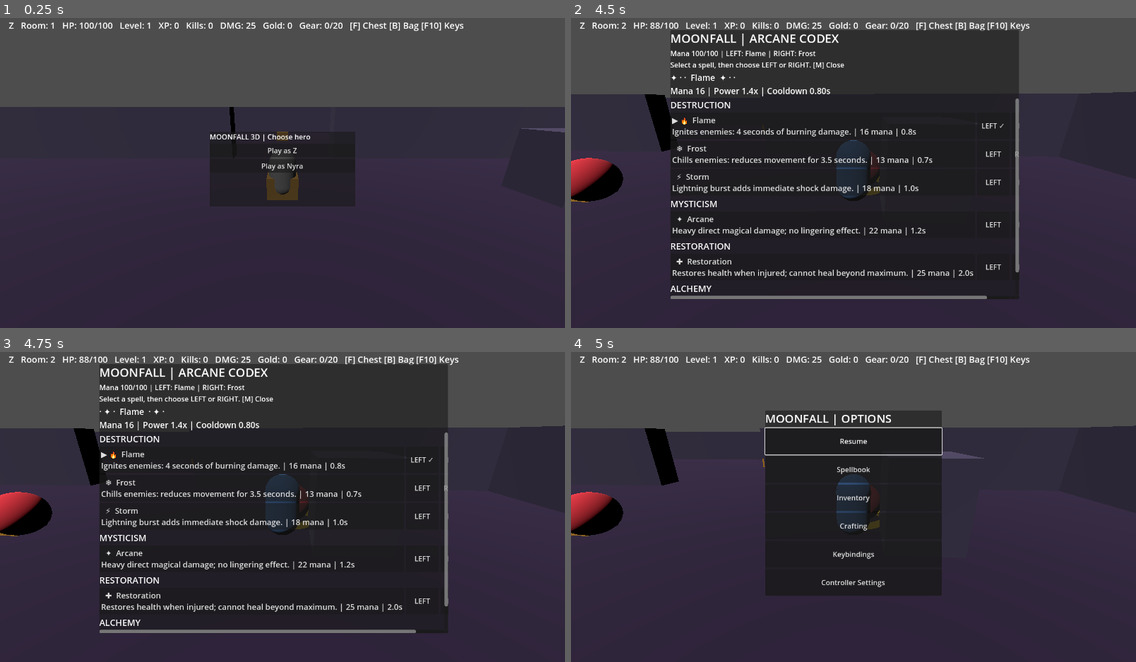
Above: before the commit, frames 1-4 (two rows, left to right).
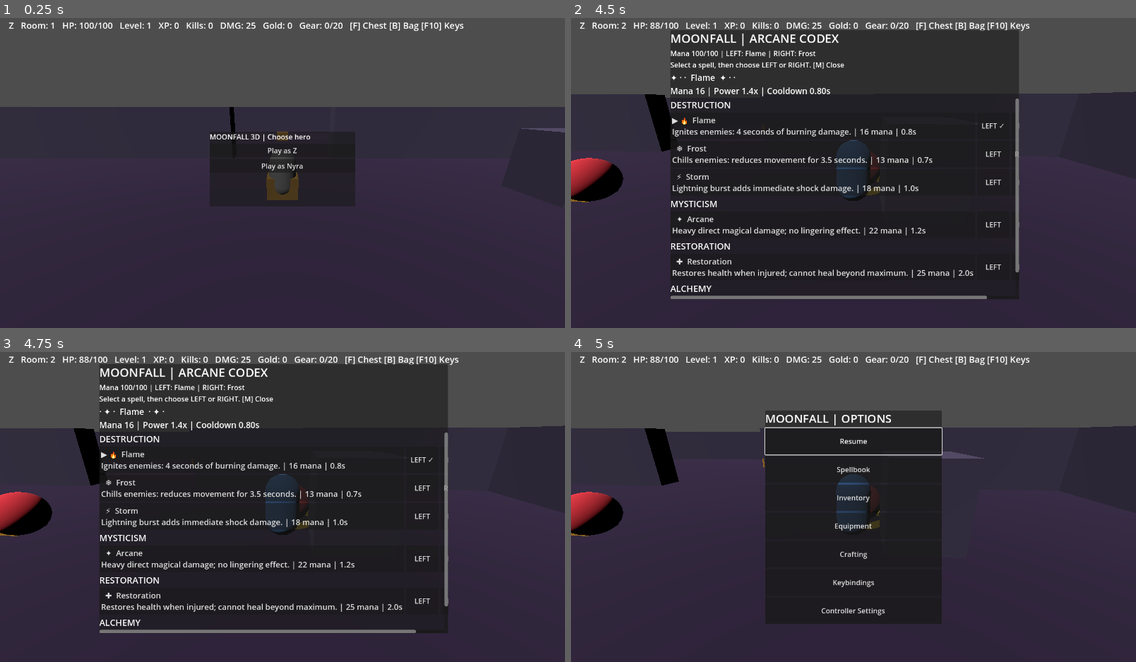
Above: after the commit, the same moments.

Repository: ericgantor-cyber/Moonfall
Game: Godot game, scene res://main.tscn
Same seed, same stepped clock (60 frames per second), same inputs: the game is played once before the commit and once after it.
Inputs (mouse positions are in pixels of both pictures, inside the frame that each line leads up to):
- Up to frame 1 (0.25 s): no input
- Up to frame 2 (4.5 s): click "Play as Z" at 0.5 s; tap Enter at 1.25 s; move the mouse to (977, 154) at 1.27 s; hold D 1.28-2 s; tap Q at 1.35 s; click (977, 154) at 1.42 s; tap Space at 1.52 s; drag from (740, 185) to (825, 231) at 2.02 s; move the mouse to (910, 98) at 2.77 s; hold D 2.78-3.5 s; tap F at 2.85 s; drag from (825, 231) to (684, 120) at 3.52 s; move the mouse to (1023, 216) at 4.27 s; hold A from 4.28 s (still down); tap M at 4.35 s
- Up to frame 3 (4.75 s): keep holding A; tap Space at 4.52 s
- Up to frame 4 (5 s): keep holding A; tap Escape at 4.9 s

Frames 1-3 are identical in both runs. In frame 4, 2.9% of the frame differs, in the area x 34-66%, y 55-88%.

Commit message:
Add controller-friendly equipment selection submenu

Diff:
--- a/Moonfall3D/scripts/game.gd
+++ b/Moonfall3D/scripts/game.gd
@@ -51,6 +51,9 @@
 var equipped: Dictionary = {}
 var inventory_open := false
 var inventory_panel: Label
+var equipment_panel: PanelContainer
+var equipment_list: VBoxContainer
+var equipment_open := false
 var inventory_latch := false
 var equip_latch := false
 var dodge_latch := false
@@ -212,6 +215,7 @@
     _load_bindings()
     _build_pad_settings(layer)
     _build_options_menu(layer)
+    _build_equipment_menu(layer)
     _build_crafting_menu(layer)
     var center := CenterContainer.new()
     center.set_anchors_and_offsets_preset(Control.PRESET_FULL_RECT)
@@ -259,7 +263,7 @@
         if event.keycode == KEY_ESCAPE and started:
             if options_open:
                 _close_all_options()
-            elif spell_menu_open or pad_settings_open or binds_open or inventory_open or crafting_open:
+            elif spell_menu_open or pad_settings_open or binds_open or inventory_open or crafting_open or equipment_open:
                 _close_all_options()
                 _open_options_menu()
             else:
@@ -341,7 +345,7 @@
     if spell_menu_open:
         preview_time += dt
         _animate_spell_preview()
-    if not started or dead or binds_open or spell_menu_open or pad_settings_open or options_open or inventory_open or crafting_open:
+    if not started or dead or binds_open or spell_menu_open or pad_settings_open or options_open or inventory_open or crafting_open or equipment_open:
         return
     var look := Vector2.ZERO
     if not Input.get_connected_joypads().is_empty():
@@ -928,6 +932,8 @@
         equipped_armor = item.duplicate()
         armor = float(item["power"])
     _refresh_inventory()
+    if equipment_open:
+        _refresh_equipment_menu()
 
 func _pressed(action: String) -> bool:
     return Input.is_key_pressed(int(bindings[action]))
@@ -1304,7 +1310,7 @@
     title.text = "MOONFALL | OPTIONS"
     title.add_theme_font_size_override("font_size", 26)
     menu.add_child(title)
-    for entry in ["Resume", "Spellbook", "Inventory", "Crafting", "Keybindings", "Controller Settings"]:
+    for entry in ["Resume", "Spellbook", "Inventory", "Equipment", "Crafting", "Keybindings", "Controller Settings"]:
         var button := Button.new()
         button.text = entry
         button.custom_minimum_size.y = 60
@@ -1317,6 +1323,8 @@
     options_panel.visible = false
     crafting_open = false
     crafting_panel.visible = false
+    equipment_open = false
+    equipment_panel.visible = false
     spell_menu_open = false
     spell_menu.visible = false
     pad_settings_open = false
@@ -1346,6 +1354,10 @@
             inventory_open = true
             inventory_panel.visible = true
             _refresh_inventory()
+        "Equipment":
+            equipment_open = true
+            equipment_panel.visible = true
+            _refresh_equipment_menu()
         "Crafting":
             crafting_open = true
             crafting_panel.visible = true
@@ -1485,3 +1497,43 @@
     _cast_notice("Armor forged: +2 armor")
     _refresh_inventory()
     _refresh_crafting()
+
+func _build_equipment_menu(layer: CanvasLayer) -> void:
+    equipment_panel = PanelContainer.new()
+    equipment_panel.position = Vector2(380, 110)
+    equipment_panel.custom_minimum_size = Vector2(540, 460)
+    equipment_panel.visible = false
+    layer.add_child(equipment_panel)
+    var scroll := ScrollContainer.new()
+    equipment_panel.add_child(scroll)
+    equipment_list = VBoxContainer.new()
+    equipment_list.custom_minimum_size.x = 490
+    scroll.add_child(equipment_list)
+
+func _refresh_equipment_menu() -> void:
+    if equipment_list == null:
+        return
+    for old in equipment_list.get_children():
+        old.queue_free()
+    var title := Label.new()
+    title.text = "EQUIPMENT | Choose an item"
+    equipment_list.add_child(title)
+    for i in range(inventory.size()):
+        var item: Dictionary = inventory[i]
+        var button := Button.new()
+        button.text = "%s %s (%s) +%d" % [item["rarity"], item["name"], item["slot"], int(item["power"])]
+        button.custom_minimum_size.y = 52
+        button.focus_mode = Control.FOCUS_ALL
+        button.pressed.connect(_choose_equipment.bind(i))
+        equipment_list.add_child(button)
+    var back := Button.new()
+    back.text = "Back to Options"
+    back.custom_minimum_size.y = 56
+    back.pressed.connect(_open_options_menu)
+    equipment_list.add_child(back)
+    if equipment_list.get_child_count() > 1:
+        (equipment_list.get_child(1) as Button).grab_focus()
+
+func _choose_equipment(index: int) -> void:
+    _equip_item(index)
+    _refresh_equipment_menu()
